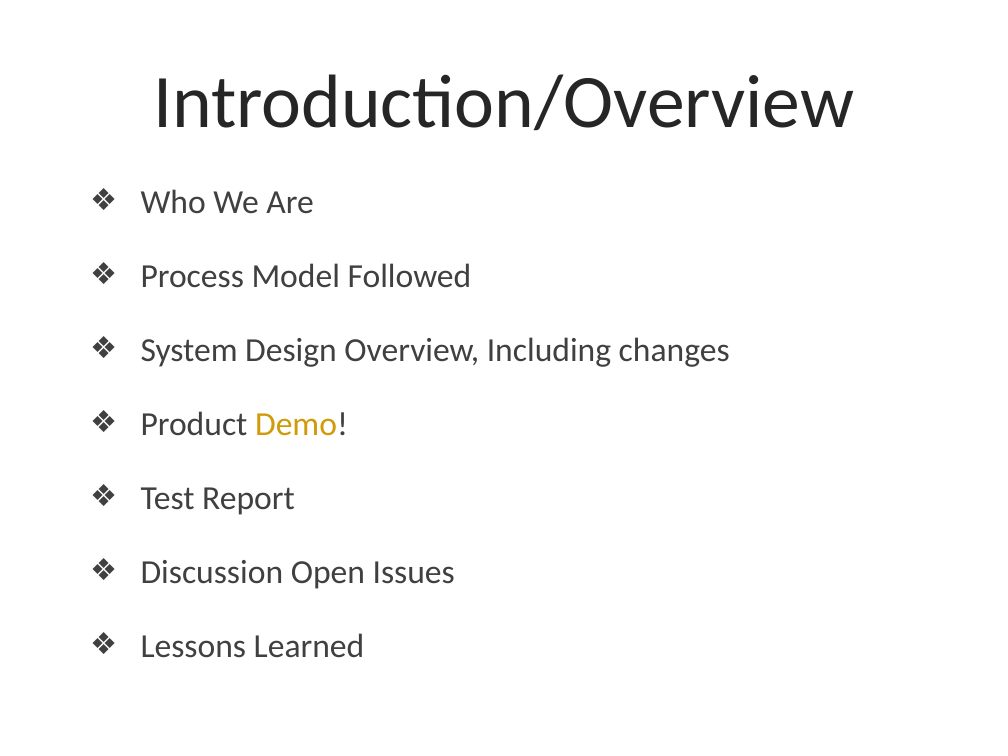
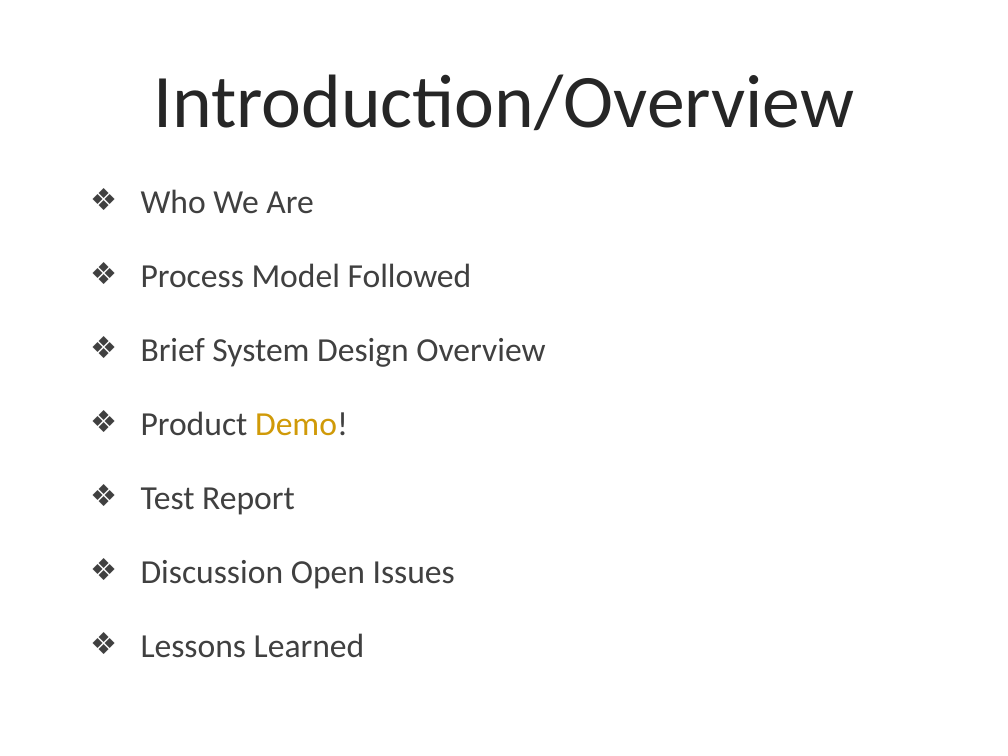
Before and after one commit to TaylorZaneKirk/Nimbus.io, a slide deck: slide 2 of Documentation/Presentation2.pptx. Drawn at 1008x756 pixels with LibreOffice and Linux fonts; fonts in the diff are those of the drawing; background and template pictures are left out. Boxes give left, top, right and bottom in pixels: in the first picture for what was removed or moved away, otherwise in the second. Text is boxed around its words. In the diff, an @@ line names an element or a change of style, - is before the commit and + after.

```diff
--- a/Documentation/Presentation2.pptx
+++ b/Documentation/Presentation2.pptx
@@ text at (141,338,545,367): text changed @@
-❖ System Design Overview, Including changes
+❖ Brief System Design Overview
```
Also in this commit, not shown: 6 other slides changed, 2 slides added, 6 other files.
